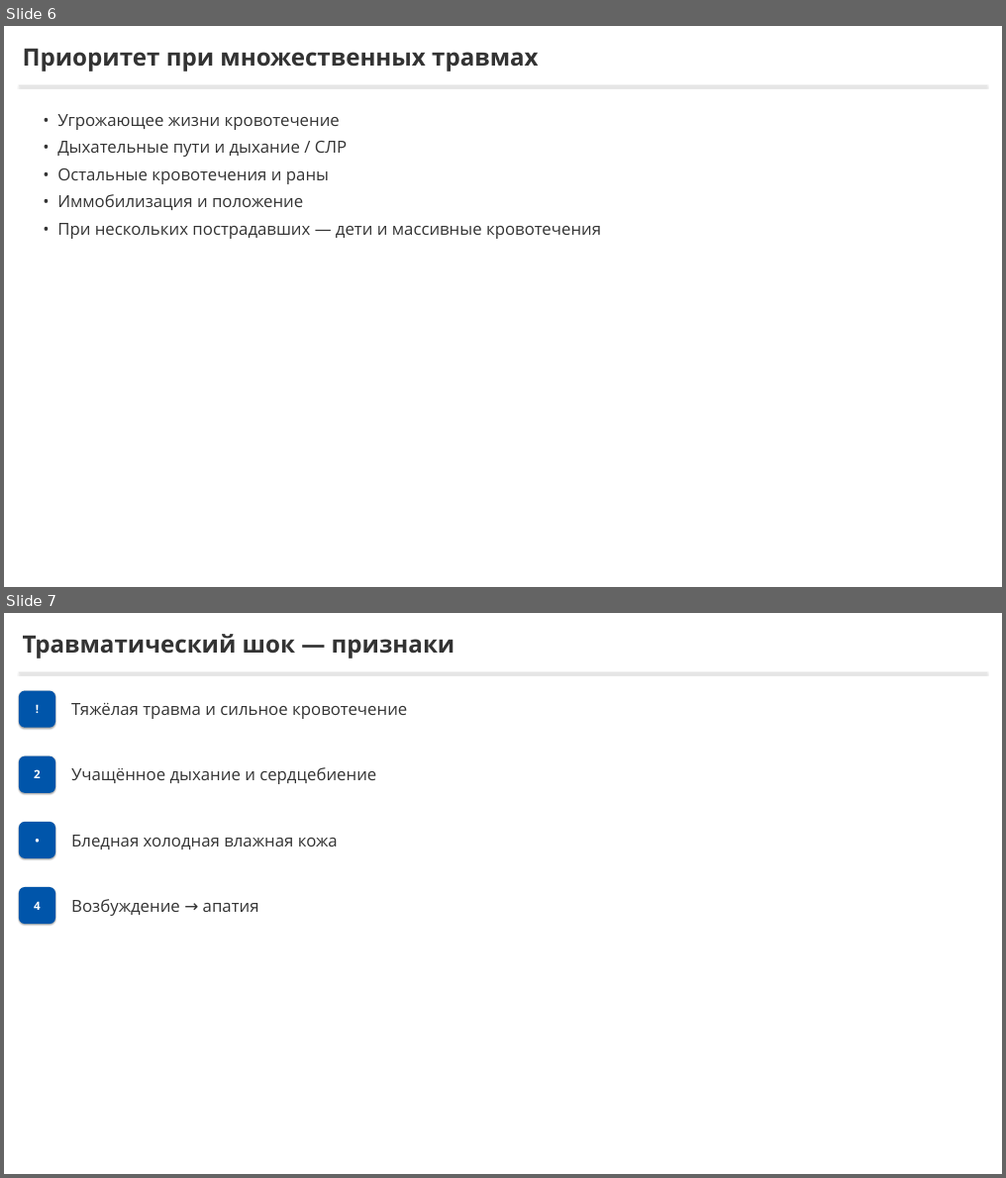
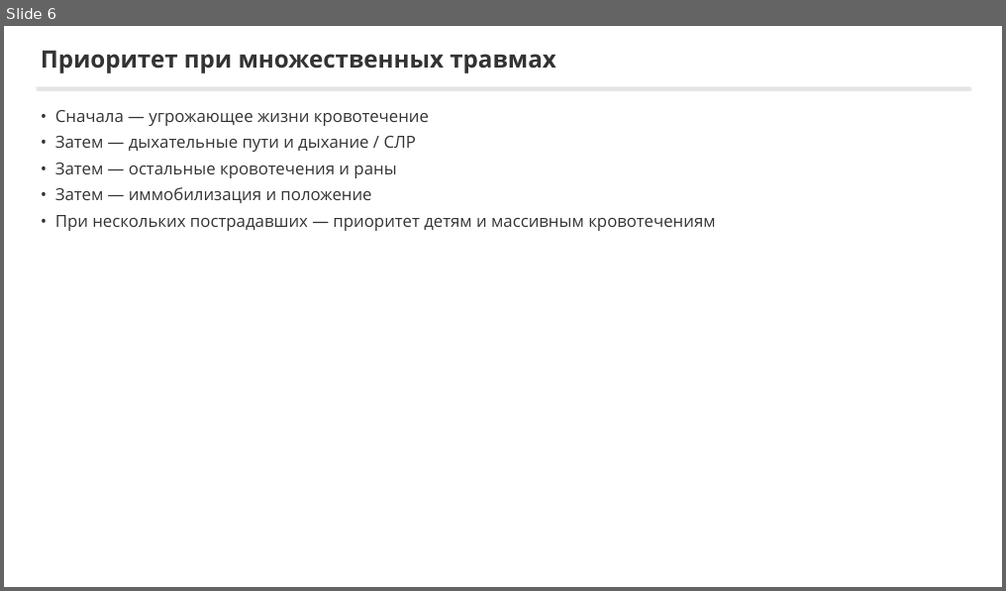
Before and after one commit to lysakalenushka-hash/-, a slide deck: tema2_bleeding/Последовательность_остановки_кровотечения.pptx. Shown one above the other, each under a label of ours: slides 6 and 7 before the commit, slide 6 after it. The pictures are 1006x1178 and 1006x591 pixels, drawn with LibreOffice and Linux fonts; fonts in the diff are those of the drawing. Boxes give left, top, right and bottom in pixels: in the first picture for what was removed or moved away, otherwise in the second. Text is boxed around its words. In the diff, an @@ line names an element or a change of style, - is before the commit and + after.

```diff
--- a/tema2_bleeding/Последовательность_остановки_кровотечения.pptx
+++ b/tema2_bleeding/Последовательность_остановки_кровотечения.pptx
@@ slide 7 removed at [4, 613, 1002, 1174], background #FFFFFF @@
@@ rectangle removed at [4, 613, 1002, 1174] @@
@@ text removed at [23, 634, 455, 659] @@
-Травматический шок — признаки
@@ rectangle removed at [19, 672, 987, 673] @@
@@ rounded rectangle removed at [19, 691, 55, 728] @@
@@ text removed at [19, 691, 55, 728] @@
-!
@@ text removed at [71, 703, 407, 719] @@
-Тяжёлая травма и сильное кровотечение
@@ rounded rectangle removed at [19, 757, 55, 793] @@
@@ text removed at [34, 769, 41, 778] @@
-2
@@ text removed at [71, 767, 376, 784] @@
-Учащённое дыхание и сердцебиение
@@ rounded rectangle removed at [19, 822, 55, 859] @@
@@ text removed at [19, 822, 55, 859] @@
-•
@@ text removed at [71, 835, 338, 850] @@
-Бледная холодная влажная кожа
@@ rounded rectangle removed at [19, 887, 55, 924] @@
@@ text removed at [34, 901, 41, 910] @@
-4
@@ text removed at [71, 899, 259, 916] @@
-Возбуждение → апатия
@@ slide 6 changed as well @@
@@ text "Приоритет при множественных травмах": place and size @@
-text "Приоритет при множественных травмах" at [23, 48, 539, 72]
+text "Приоритет при множественных травмах" at [41, 50, 556, 74]
@@ rectangle: place and size @@
-rectangle at [19, 85, 987, 86]
+rectangle at [37, 87, 969, 88]
@@ text at [55, 110, 715, 231]: text changed @@
-• Угрожающее жизни кровотечение
-• Дыхательные пути и дыхание / СЛР
-• Остальные кровотечения и раны
-• Иммобилизация и положение
-• При нескольких пострадавших — дети и массивные кровотечения
+• Сначала — угрожающее жизни кровотечение
+• Затем — дыхательные пути и дыхание / СЛР
+• Затем — остальные кровотечения и раны
+• Затем — иммобилизация и положение
+• При нескольких пострадавших — приоритет детям и массивным кровотечениям
```
Also in this commit, not shown: 7 other slides changed, 6 slides added, 5 other slides removed, 7 other files.
